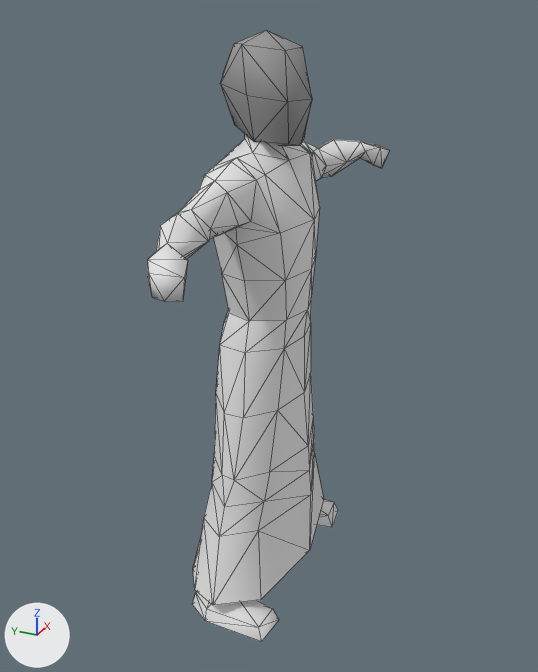
Two versions of the COLLADA model binaries/data/mods/official/art/meshes/skeletal/m_dress.dae, one commit apart.
Both versions are drawn from a camera (50 mm lens) standing at (-0.111, -0.0497, 0.106) and looking at (0.0005, 0.0005, 0.0502). The axes (+X, +Y, +Z) are drawn at lower left. The lights are the same throughout. Mesh edges are drawn as thin lines. Where no turn or scale is listed for an object, it has been applied to the vertices.

The first picture shows 'dress', 'head_dude_PIVOT'.
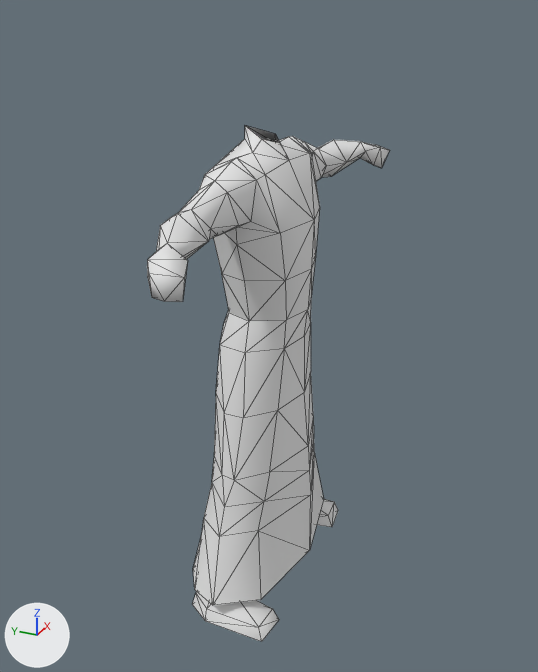
What differs and where, as boxes (x1, y1, x2, y2) in the pictures (538 x 672 px):
'head_dude_PIVOT', deleted: before (220, 30, 312, 146)

The change in detail:
Object 'head_dude_PIVOT' (ob_head_dude_pivot) is deleted.
